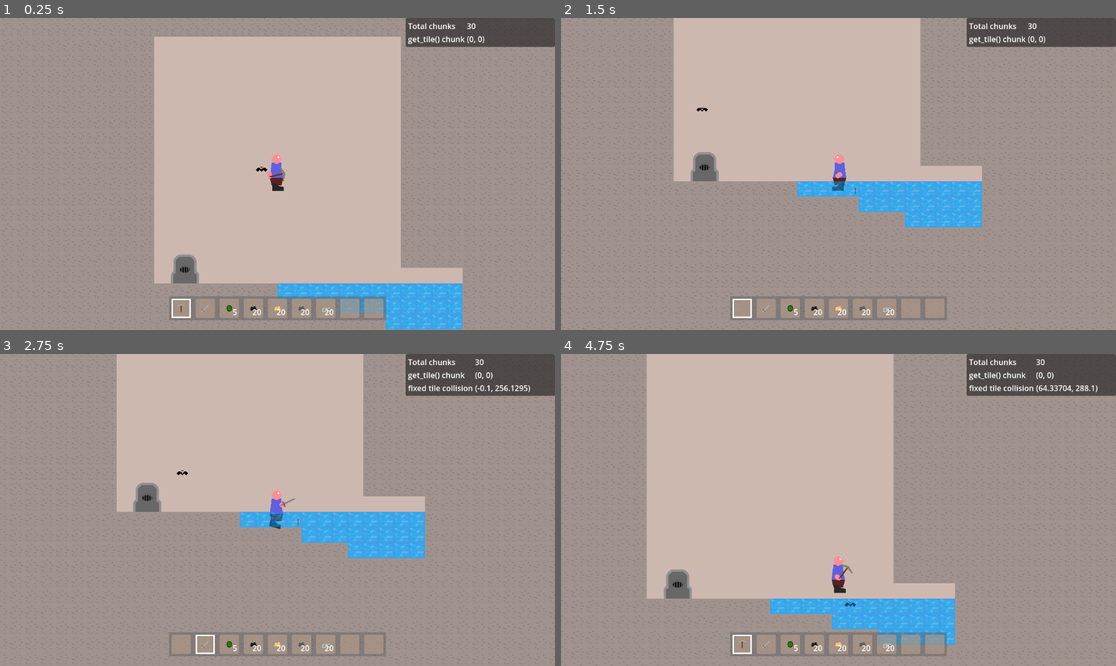
Above: before the commit, frames 1-4 (two rows, left to right).
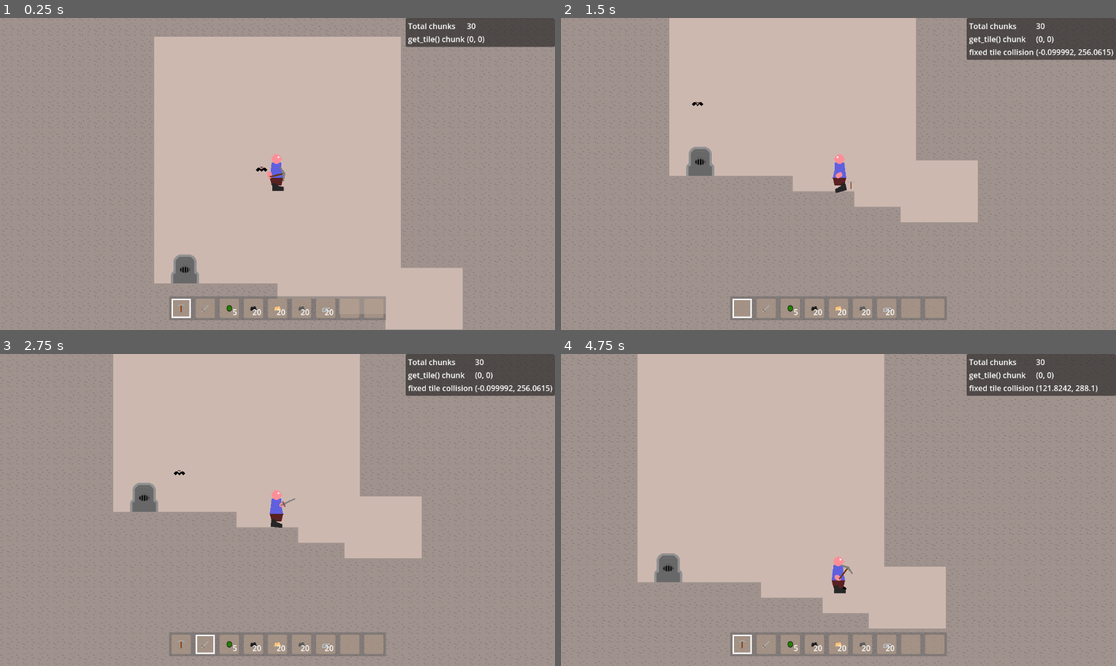
Above: after the commit, the same moments.

Repository: Griiimon/2D-Mining-Sandbox
Game: Godot game, scene res://scenes/test_game.tscn
The game is run twice, just before and just after one commit, with the same random seed, the same clock (stepped at 60 frames per second) and the same inputs. The engine's default icon, where the game draws it, is replaced by a stand-in: a white triangle on a blue panel in a dark square.
Inputs (mouse positions are in pixels of both pictures, inside the frame that each line leads up to):
- Up to frame 1 (0.25 s): no input
- Up to frame 2 (1.5 s): move the mouse to (960, 158) at 0.52 s; hold D (right) from 0.53 s (still down); tap X (drop_item) at 0.6 s; click (960, 158) at 0.67 s; tap Up (jump) at 0.77 s; move the mouse to (727, 189) at 1.27 s; tap F (interact) at 1.35 s
- Up to frame 3 (2.75 s): tap Up (jump) at 1.52 s; move the mouse to (333, 441) at 2.02 s; release D (right) at 2.03 s; hold A (left) from 2.03 s (still down); tap E (next_hotbar_item) at 2.1 s
- Up to frame 4 (4.75 s): move the mouse to (810, 572) at 2.77 s; release A (left) at 2.78 s; hold D (right) 2.78-4.28 s; tap Q (previous_hotbar_item) at 2.85 s; click (810, 572) at 2.92 s; tap Up (jump) at 3.02, 3.77, 4.52 s; move the mouse to (1005, 556) at 3.52 s; tap K (toggle_free_cam) at 3.6 s; move the mouse to (672, 463) at 4.27 s; hold A (left) from 4.28 s (still down); tap X (drop_item) at 4.35 s

The runs differ from the first frame. In frame 1, 3.4% of the frame differs, in the area x 49-84%, y 85-100%; in frame 2, 7.2%; in frame 3, 4.7%; in frame 4, 8.6%, in the area x 0-100%, y 0-100%.
Error after the commit: Invalid access to property or key 'is_air' on a base object of type 'null instance'. (res://scripts/world/world_chunk.gd:105)

Commit message:
water fluid

Diff:
--- a/resources/blocks/water_block.tres
+++ b/resources/blocks/water_block.tres
@@ -1,10 +1,11 @@
-[gd_resource type="Resource" script_class="Block" load_steps=3 format=3 uid="uid://d4hbmp48eqem4"]
+[gd_resource type="Resource" script_class="FluidBlock" load_steps=3 format=3 uid="uid://d4hbmp48eqem4"]
 
-[ext_resource type="Script" path="res://scripts/resources/block.gd" id="1_jejvt"]
+[ext_resource type="Script" path="res://scripts/custom blocks/fluid_block.gd" id="1_ljf0c"]
 [ext_resource type="Texture2D" uid="uid://cl5xbxp01bj06" path="res://textures/blocks/water.png" id="2_mnx4h"]
 
 [resource]
-script = ExtResource("1_jejvt")
+script = ExtResource("1_ljf0c")
+fill_ratio = 1.0
 name = "water"
 texture = ExtResource("2_mnx4h")
 hardness = 0.0
--- /dev/null
+++ b/resources/blocks/water_half_block.tres
@@ -0,0 +1,19 @@
+[gd_resource type="Resource" script_class="FluidBlock" load_steps=3 format=3 uid="uid://cotoue1kmmwxo"]
+
+[ext_resource type="Script" path="res://scripts/custom blocks/fluid_block.gd" id="1_w2vbq"]
+[ext_resource type="Texture2D" uid="uid://cc61hqjm4pdvh" path="res://textures/blocks/water_half.png" id="2_ib1yt"]
+
+[resource]
+script = ExtResource("1_w2vbq")
+fill_ratio = 0.5
+name = "water_half"
+texture = ExtResource("2_ib1yt")
+hardness = 0.0
+has_collision = false
+tags = Array[Resource("res://scripts/resources/tag.gd")]([])
+particle_color = Color(0.478431, 0.643137, 1, 1)
+mining_tool = 0
+other_tool_penalty = 4.0
+other_tool_produces_drops = false
+is_air = false
+is_fluid = true
--- /dev/null
+++ b/resources/blocks/water_quarter_block.tres
@@ -0,0 +1,19 @@
+[gd_resource type="Resource" script_class="FluidBlock" load_steps=3 format=3 uid="uid://cdsr7rdwvpfcd"]
+
+[ext_resource type="Script" path="res://scripts/custom blocks/fluid_block.gd" id="1_254yr"]
+[ext_resource type="Texture2D" uid="uid://cj1nb3ibx7llb" path="res://textures/blocks/water_quarter.png" id="2_tdurh"]
+
+[resource]
+script = ExtResource("1_254yr")
+fill_ratio = 0.25
+name = "water_quarter"
+texture = ExtResource("2_tdurh")
+hardness = 0.0
+has_collision = false
+tags = Array[Resource("res://scripts/resources/tag.gd")]([])
+particle_color = Color(0.478431, 0.643137, 1, 1)
+mining_tool = 0
+other_tool_penalty = 4.0
+other_tool_produces_drops = false
+is_air = false
+is_fluid = true
--- /dev/null
+++ b/resources/libraries/water_fluid.tres
@@ -0,0 +1,10 @@
+[gd_resource type="Resource" script_class="FluidLibraryItem" load_steps=5 format=3 uid="uid://cgmmoqhmdec5r"]
+
+[ext_resource type="Resource" uid="uid://d4hbmp48eqem4" path="res://resources/blocks/water_block.tres" id="1_g3ggm"]
+[ext_resource type="Resource" uid="uid://cotoue1kmmwxo" path="res://resources/blocks/water_half_block.tres" id="2_7v15h"]
+[ext_resource type="Resource" uid="uid://cdsr7rdwvpfcd" path="res://resources/blocks/water_quarter_block.tres" id="3_an7fv"]
+[ext_resource type="Script" path="res://scripts/resources/fluid_library_item.gd" id="4_owjfv"]
+
+[resource]
+script = ExtResource("4_owjfv")
+blocks = Array[Resource("res://scripts/resources/block.gd")]([ExtResource("1_g3ggm"), ExtResource("2_7v15h"), ExtResource("3_an7fv")])
--- a/scripts/resources/block.gd
+++ b/scripts/resources/block.gd
@@ -17,7 +17,6 @@
 @export_category("Special")
 @export var is_air: bool= false
 @export var is_fluid: bool= false
-@export var fill_ratio: float= 1.0
 
 
 
Binary file added: textures/blocks/water_half.png
Not shown, added: textures/blocks/water_half.png.import
Binary file added: textures/blocks/water_quarter.png
Not shown, added: textures/blocks/water_quarter.png.import
